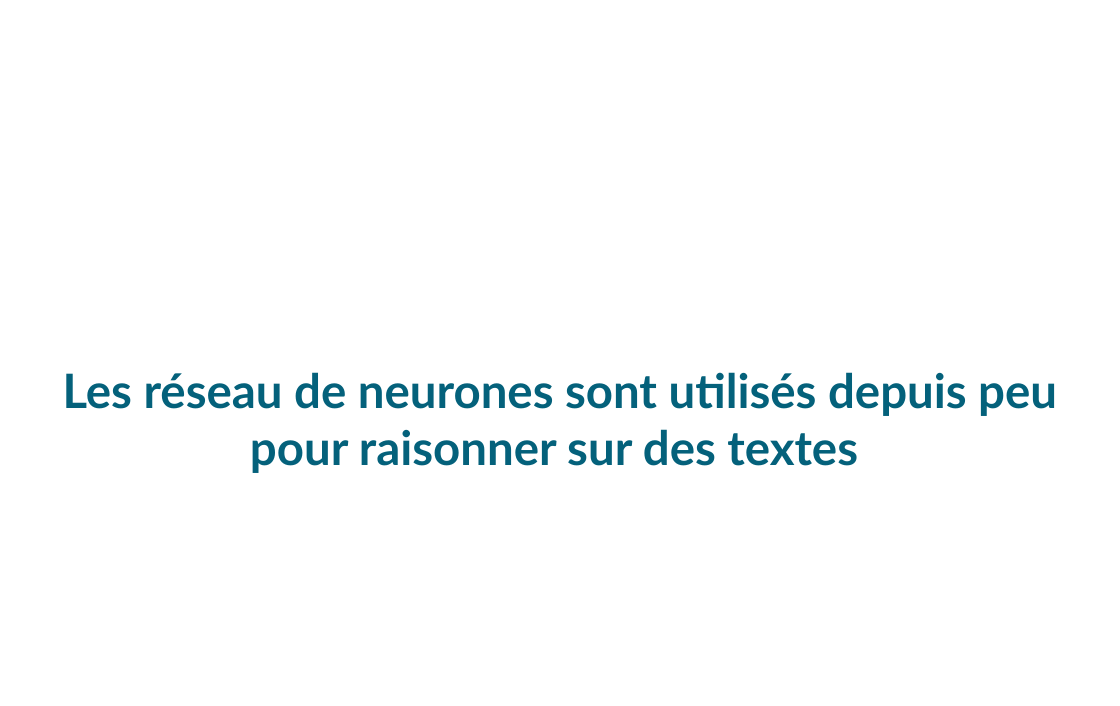
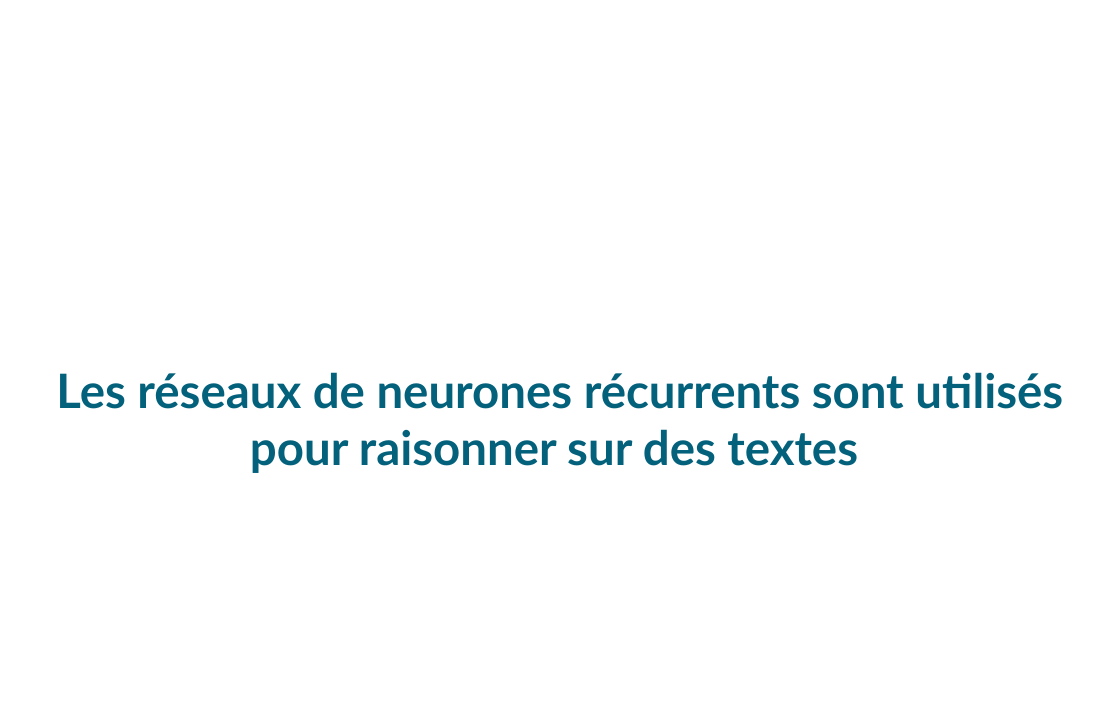
Before and after one commit to sr247/TER1, a slide deck: slide 6 of terSoutenance.odp (slide 5 before the commit). Drawn at 1120x706 pixels with LibreOffice and Linux fonts; fonts in the diff are those of the drawing; background and template pictures are left out. Boxes give left, top, right and bottom in pixels: in the first picture for what was removed or moved away, otherwise in the second. Text is boxed around its words. In the diff, an @@ line names an element or a change of style, - is before the commit and + after.

```diff
--- a/terSoutenance.odp
+++ b/terSoutenance.odp
@@ subtitle at box(56, 372, 1063, 473): text changed @@
-Les réseau de neurones sont utilisés depuis peu pour raisonner sur des textes
+Les réseaux de neurones récurrents sont utilisés pour raisonner sur des textes
@@ text added at box(313, 372, 573, 409), 28 pt, text #FFFFFF, bold @@
+A - Réseau de neurones
```
Also in this commit, not shown: 2 other slides changed, 13 slides added, 5 slides removed.
